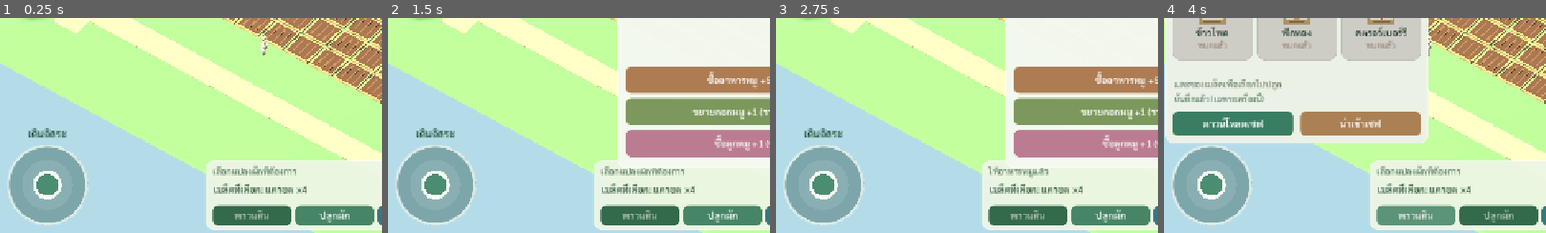
Above: before the commit, frames 1-4 (left to right).
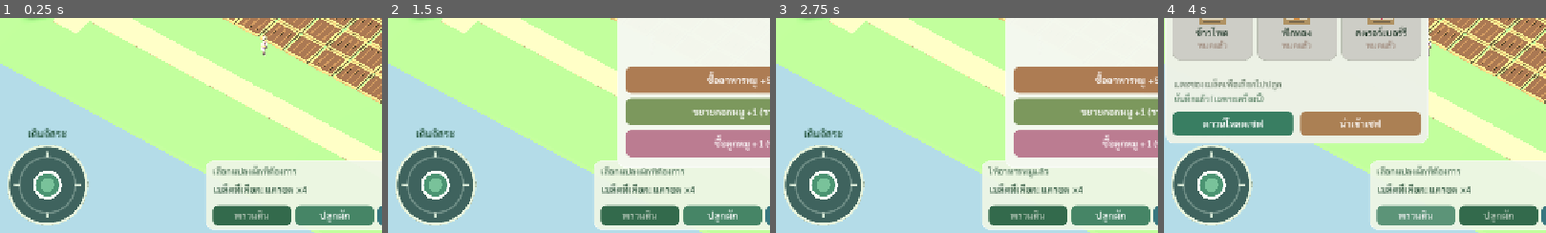
Above: after the commit, the same moments.

Repository: redfullmoon209-debug/happy-farm
Game: Godot game, scene res://scenes/Main.tscn
The game is run twice, just before and just after one commit, with the same random seed, the same clock (stepped at 60 frames per second) and the same inputs.
Inputs:
- Up to frame 1 (0.25 s): no input
- Up to frame 2 (1.5 s): click "กระเป๋า" at 0.5 s; click "ร้านค้า" at 1.25 s
- Up to frame 3 (2.75 s): click "ให้อาหาร" at 2 s
- Up to frame 4 (4 s): click "เลือกเมล็ด" at 2.75 s; click "พรวนดิน" at 3.5 s
The pictures show only the part of the screen within x 1-51%, y 49-99%; the shares and areas given below are measured in that part.

The runs differ from the first frame. In frame 1, 5.0% of the frame differs, in the area x 2-24%, y 59-97%; in frame 2, 5.0%; in frame 3, 5.0%; in frame 4, 5.0%.

Commit message:
High-contrast 360 joystick; support mouse drag and dedicated multitouch without duplicate pointer interference

Diff:
--- a/scripts/Joystick.gd
+++ b/scripts/Joystick.gd
@@ -13,11 +13,13 @@
         return
     if event is InputEventScreenTouch:
         if event.pressed and finger_id < 0 and get_global_rect().has_point(event.position):
+            mouse_drag = false
             finger_id = event.index
             _move_stick(event.position)
             get_viewport().set_input_as_handled()
         elif not event.pressed and event.index == finger_id:
             finger_id = -1
+            mouse_drag = false
             direction = Vector2.ZERO
             queue_redraw()
             get_viewport().set_input_as_handled()
@@ -25,6 +27,9 @@
         _move_stick(event.position)
         get_viewport().set_input_as_handled()
     elif event is InputEventMouseButton and event.button_index == MOUSE_BUTTON_LEFT:
+        # A touch browser may synthesize a duplicate left-mouse event.
+        if finger_id >= 0:
+            return
         if event.pressed and get_global_rect().has_point(event.position):
             mouse_drag = true
             _move_stick(event.position)
@@ -34,7 +39,7 @@
             direction = Vector2.ZERO
             queue_redraw()
             get_viewport().set_input_as_handled()
-    elif event is InputEventMouseMotion and mouse_drag:
+    elif event is InputEventMouseMotion and mouse_drag and finger_id < 0:
         _move_stick(event.position)
         get_viewport().set_input_as_handled()
 
@@ -47,10 +52,15 @@
 func _draw() -> void:
     var c: Vector2 = size * 0.5
     var r: float = minf(size.x, size.y) * 0.47
-    draw_circle(c, r, Color(0.12, 0.29, 0.26, 0.37))
-    draw_arc(c, r - 2.0, 0.0, TAU, 48, Color(0.97, 1.0, 0.97, 0.77), 3.0, true)
-    draw_circle(c, r * 0.62, Color(1, 1, 1, 0.10))
-    var thumb: Vector2 = c + direction * (r * 0.60)
-    draw_circle(thumb, r * 0.36, Color("#e8f4e5"))
-    draw_circle(thumb, r * 0.27, Color("#4b8d70"))
-    draw_arc(thumb, r * 0.30, 0.0, TAU, 30, Color.WHITE, 2.0, true)
+    # High-contrast analog base visible over bright farm grass and paths.
+    draw_circle(c, r, Color(0.10, 0.24, 0.20, 0.76))
+    draw_arc(c, r-2.0, 0.0, TAU, 48, Color("#e9f5de"), 3.0, true)
+    draw_arc(c, r*0.69, 0.0, TAU, 40, Color(0.91, 0.97, 0.91, 0.28), 2.0, true)
+    for arrow: Vector2 in [Vector2.UP, Vector2.DOWN, Vector2.LEFT, Vector2.RIGHT]:
+        var point: Vector2 = c+arrow*(r*0.77)
+        draw_line(point-arrow*5.0, point+arrow*3.0, Color("#d9e9d7"), 2.5, true)
+    var thumb: Vector2 = c + direction * (r * 0.61)
+    draw_circle(thumb, r * 0.36, Color("#f7fff1"))
+    draw_circle(thumb, r * 0.29, Color("#4b9472"))
+    draw_circle(thumb, r * 0.17, Color("#79c29a"))
+    draw_arc(thumb, r * 0.31, 0.0, TAU, 32, Color.WHITE, 1.5, true)
